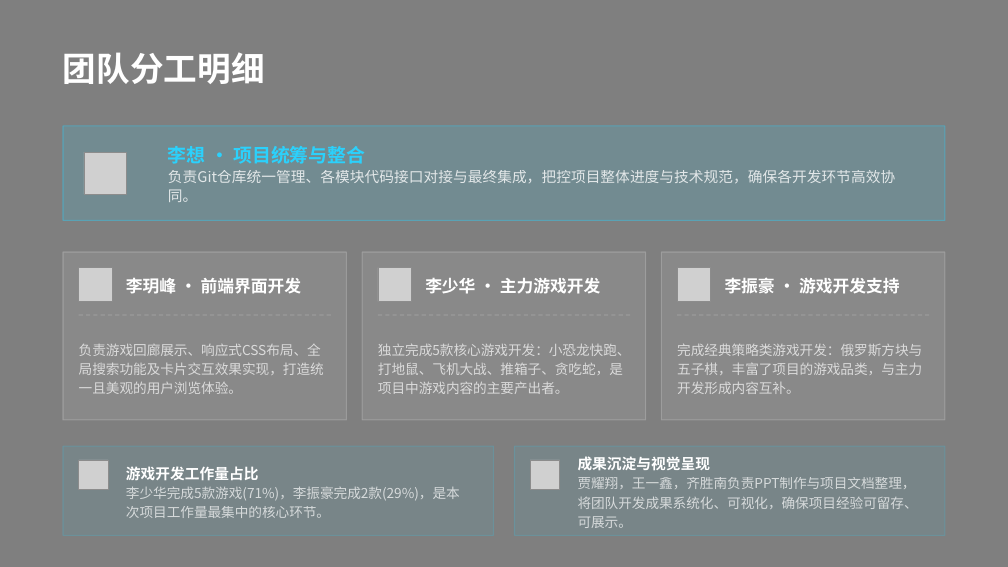
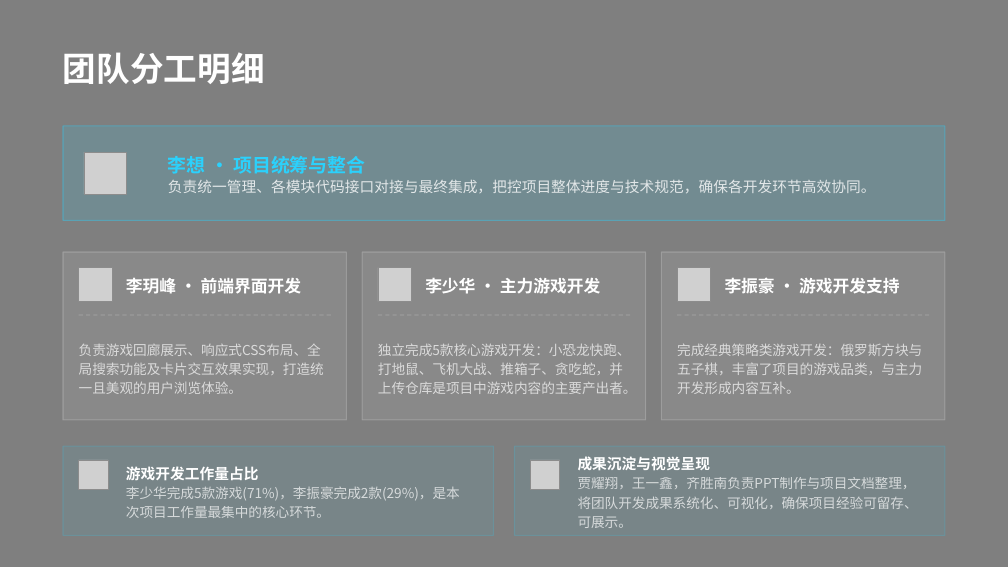
Before and after one commit to lish563/7k7k, a slide deck: slide 5 of documents/经典游戏回廊 2· 项目汇报.pptx. Drawn at 1008x567 pixels with LibreOffice and Linux fonts; fonts in the diff are those of the drawing; grey boxes stand for pictures; background and template pictures are left out. Boxes give left, top, right and bottom in pixels: in the first picture for what was removed or moved away, otherwise in the second. Text is boxed around its words. In the diff, an @@ line names an element or a change of style, - is before the commit and + after.

```diff
--- a/documents/经典游戏回廊 2· 项目汇报.pptx
+++ b/documents/经典游戏回廊 2· 项目汇报.pptx
@@ text at <box>168,180,876,193</box>: text changed @@
-负责Git仓库统一管理、各模块代码接口对接与最终集成，把控项目整体进度与技术规范，确保各开发环节高效协同。
+负责统一管理、各模块代码接口对接与最终集成，把控项目整体进度与技术规范，确保各开发环节高效协同。
@@ text at <box>378,344,637,394</box>: text changed @@
-独立完成5款核心游戏开发：小恐龙快跑、打地鼠、飞机大战、推箱子、贪吃蛇，是项目中游戏内容的主要产出者。
+独立完成5款核心游戏开发：小恐龙快跑、打地鼠、飞机大战、推箱子、贪吃蛇，并上传仓库是项目中游戏内容的主要产出者。
```
Also in this commit, not shown: 3 other slides changed, 1 slide removed.
